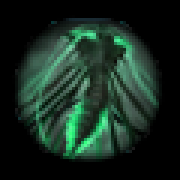
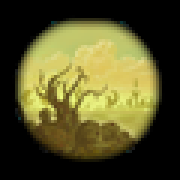
Layered file, before and after one edit (180×180). Changes by layer:
added layer "Layer 25" above "Layer 24" over left=15, top=18, right=162, bottom=162
added layer "Layer 24" above "Layer 23" over left=24, top=18, right=162, bottom=162
